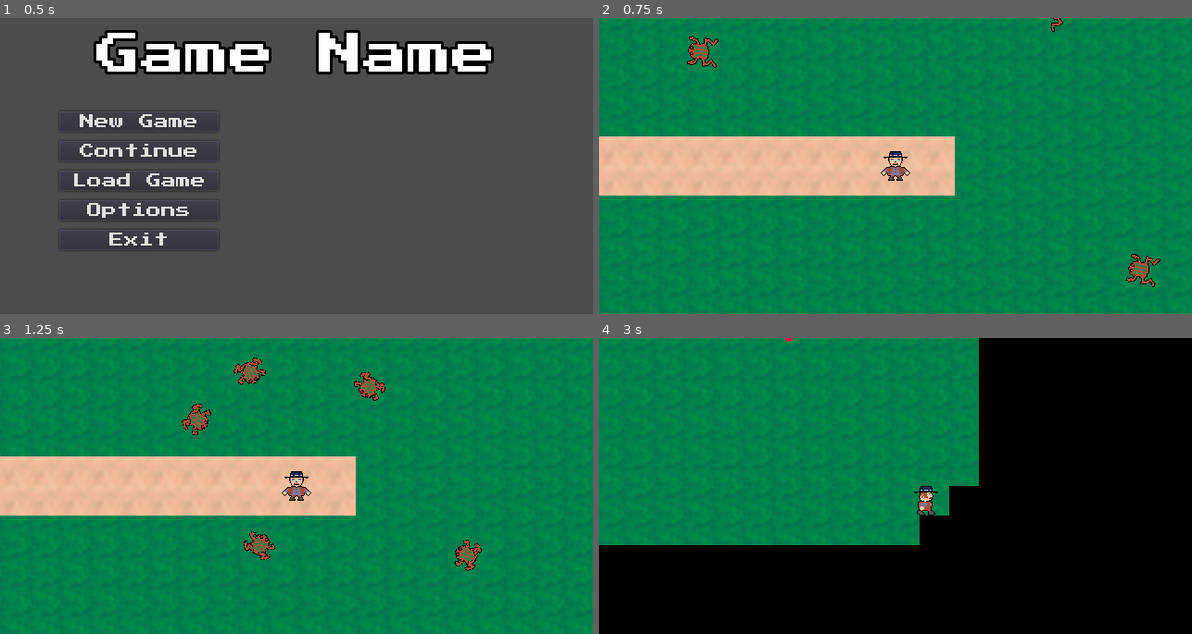
Above: before the commit, frames 1-4 (two rows, left to right).
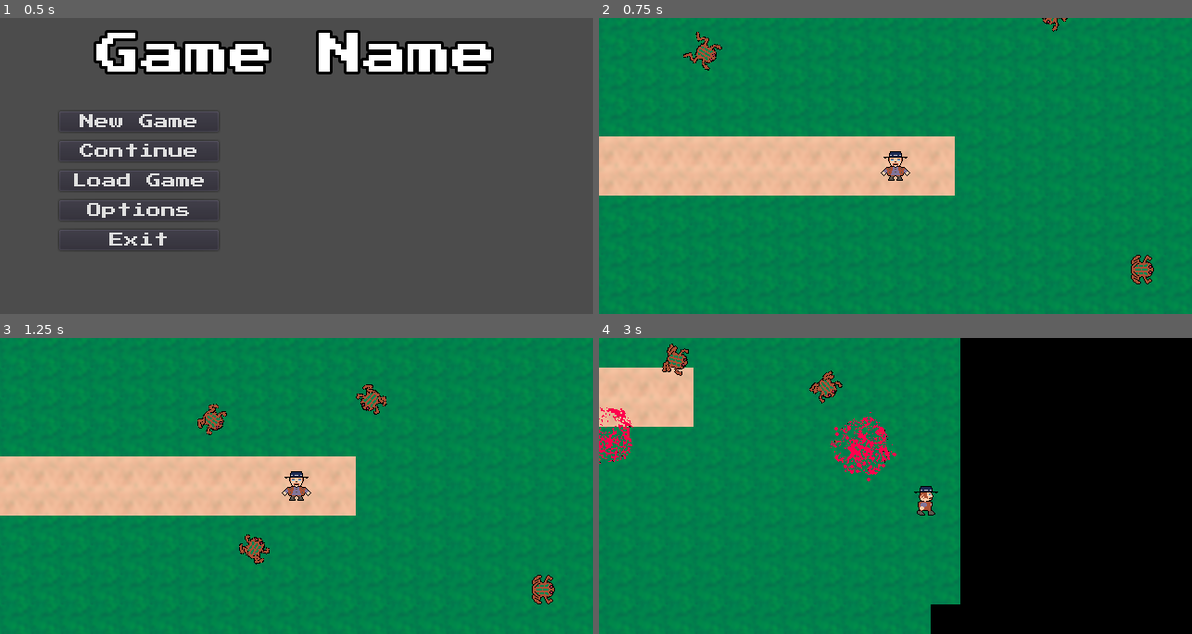
Above: after the commit, the same moments.

Repository: Beetron/2d-aussie-rpg
Game: Godot game, scene res://scene/Master.tscn
The game is run twice, just before and just after one commit, with the same random seed, the same clock (stepped at 60 frames per second) and the same inputs.
Inputs (mouse positions are in pixels of both pictures, inside the frame that each line leads up to):
- Up to frame 1 (0.5 s): no input
- Up to frame 2 (0.75 s): click "New Game" at 0.5 s
- Up to frame 3 (1.25 s): no input
- Up to frame 4 (3 s): move the mouse to (1025, 471) at 1.27 s; press the mouse at (1025, 471) at 1.28 s; hold Right (ui_right) 1.28-2.03 s; move the mouse to (776, 500) at 2.02 s; release the mouse at (776, 500) at 2.03 s; hold Down (ui_down) 2.03-2.78 s; click (776, 500) at 2.1 s; move the mouse to (954, 420) at 2.77 s; press the mouse at (954, 420) at 2.78 s; hold Right (ui_right) from 2.78 s (still down)

Frame 1 is identical in both runs. In frame 2, 0.7% of the frame differs, in the area x 14-95%, y 0-91%; in frame 3, 1.9%; in frame 4, 25%, in the area x 0-65%, y 0-100%.

Commit message:
Improved on explosion graphics, modified toad behaviour and speed

Diff:
--- a/scene/Explodetoad.tscn
+++ b/scene/Explodetoad.tscn
@@ -86,14 +86,13 @@
 script = ExtResource( 2 )
 hp = 2
 damage = 1
-speed = 200
+speed = 250
 
 [node name="AnimatedSprite" parent="." index="0"]
 rotation = 1.5708
 frames = SubResource( 11 )
 animation = "Walk"
 frame = 1
-playing = true
 
 [node name="CollisionShape2D" parent="." index="1"]
 shape = SubResource( 1 )
--- /dev/null
+++ b/scene/ExplosionParticle.tscn
@@ -0,0 +1,19 @@
+[gd_scene load_steps=3 format=2]
+
+[ext_resource path="res://particle/toadblood.png" type="Texture" id=1]
+
+[sub_resource type="ParticlesMaterial" id=1]
+emission_shape = 1
+emission_sphere_radius = 17.18
+flag_disable_z = true
+spread = 180.0
+gravity = Vector3( 0, 0, 0 )
+initial_velocity = 60.0
+orbit_velocity = 0.0
+orbit_velocity_random = 0.0
+
+[node name="ToadExplosionParticle" type="Particles2D"]
+amount = 15
+explosiveness = 1.0
+process_material = SubResource( 1 )
+texture = ExtResource( 1 )
--- a/scene/ToadCorpse.tscn
+++ b/scene/ToadCorpse.tscn
@@ -1,7 +1,49 @@
-[gd_scene load_steps=2 format=2]
+[gd_scene load_steps=12 format=2]
 
-[ext_resource path="res://img/toadcorpse.png" type="Texture" id=1]
+[ext_resource path="res://img/toadcorpses.png" type="Texture" id=1]
+[ext_resource path="res://script/ToadCorpse.gd" type="Script" id=3]
 
-[node name="ToadCorpse" type="Sprite"]
+[sub_resource type="AtlasTexture" id=10]
+atlas = ExtResource( 1 )
+region = Rect2( 0, 0, 64, 64 )
+
+[sub_resource type="AtlasTexture" id=11]
+atlas = ExtResource( 1 )
+region = Rect2( 64, 0, 64, 64 )
+
+[sub_resource type="AtlasTexture" id=12]
+atlas = ExtResource( 1 )
+region = Rect2( 128, 0, 64, 64 )
+
+[sub_resource type="AtlasTexture" id=13]
+atlas = ExtResource( 1 )
+region = Rect2( 192, 0, 64, 64 )
+
+[sub_resource type="AtlasTexture" id=14]
+atlas = ExtResource( 1 )
+region = Rect2( 256, 0, 64, 64 )
+
+[sub_resource type="AtlasTexture" id=15]
+atlas = ExtResource( 1 )
+region = Rect2( 320, 0, 64, 64 )
+
+[sub_resource type="AtlasTexture" id=16]
+atlas = ExtResource( 1 )
+region = Rect2( 384, 0, 64, 64 )
+
+[sub_resource type="AtlasTexture" id=17]
+atlas = ExtResource( 1 )
+region = Rect2( 448, 0, 64, 64 )
+
+[sub_resource type="SpriteFrames" id=9]
+animations = [ {
+"frames": [ SubResource( 10 ), SubResource( 11 ), SubResource( 12 ), SubResource( 13 ), SubResource( 14 ), SubResource( 15 ), SubResource( 16 ), SubResource( 17 ) ],
+"loop": true,
+"name": "default",
+"speed": 5.0
+} ]
+
+[node name="ToadCorpse" type="AnimatedSprite"]
 z_index = -1
-texture = ExtResource( 1 )
+frames = SubResource( 9 )
+script = ExtResource( 3 )
--- a/script/Enemy.gd
+++ b/script/Enemy.gd
@@ -4,7 +4,7 @@
 export var damage : int
 export var speed : int
 var wanderDistance = 100.0
-var attackRange = 300.0
+var attackRange = 250.0
 var path : PoolVector2Array
 var player : Node2D
 var nav : Navigation2D
@@ -20,13 +20,10 @@
 func takeDamage(hitAmount):
 	if($DamageImmunity.is_stopped()):
 		hp = hp - hitAmount
-
 		if(hp <= 0):
 			died()
-			return
-
+		$AnimatedSprite.modulate = Color(3, 0, 0, 1)
 		$DamageImmunity.start()
-		$AnimatedSprite.modulate = Color(3, 0, 0, 1)
 		movementFrozen = true
 		#Play hit animation
 	return
@@ -60,7 +57,7 @@
 	return
 
 func moveRandomly():
-	var distance_to_move = speed / 2
+	var distance_to_move = speed / 4
 	while distance_to_move > 0 and path.size() > 0:
 		var distance_to_next_point = position.distance_to(path[0])
 		move_and_slide(position.direction_to(path[0]) * distance_to_move)
--- a/script/Explodetoad.gd
+++ b/script/Explodetoad.gd
@@ -1,12 +1,14 @@
 extends "res://script/Enemy.gd"
 
 var originalSpeed : float
-signal toadDied(position, rotation)
+signal toadDied(position)
+signal toadParticles(position)
 var dying = false
 
 func _ready():
 	originalSpeed = speed
 	self.connect("toadDied", get_parent(), "toadDied")
+	self.connect("toadParticles", get_parent(), "toadParticles")
 	return
 
 func _on_ExplosionZone_body_entered(body):
@@ -16,24 +18,32 @@
 
 func triggerExplosion():
 	dying = true
-	movementFrozen = true
+	speed = 0
 	$ExplodeTimer.start()
 	$AnimatedSprite.play("Inflate")
 	return
 
 func _process(delta):
-	if(path.size() > 0):
+	#Movement behaviour for players
+	if(checkInAttackRange()):
+		look_at(player.position)
+		if(dying == false):
+			$AnimatedSprite.play("Walk")
+			if($AnimatedSprite.frame < 2):
+				speed = 0
+			else:
+				speed = originalSpeed
+	elif(path.size() > 0):
 		look_at(path[0])
+		if(dying == false):
+			$AnimatedSprite.play("Walk")
 	else:
-		look_at(player.position)
-	if($AnimatedSprite.frame < 2):
-		speed = 0
-	else:
-		speed = originalSpeed
+		$AnimatedSprite.stop()
+		$AnimatedSprite.frame = 0
 	return
 
-
 func _on_ExplodeTimer_timeout():
+	emit_signal("toadParticles", position)
 	$AnimatedSprite.play("Explode")
 	$CollisionShape2D.disabled = true
 	if($ExplosionZone.overlaps_body(player)):
@@ -49,5 +59,5 @@
 
 func _on_DeathTimer_timeout():
 	queue_free()
-	emit_signal("toadDied", position, rotation)
+	emit_signal("toadDied", position)
 	return
--- a/script/ProtoLevel.gd
+++ b/script/ProtoLevel.gd
@@ -1,6 +1,7 @@
 extends Node2D
 
 const ToadCorpse = preload("res://scene/ToadCorpse.tscn")
+const ToadExplosionParticle = preload("res://scene/ExplosionParticle.tscn")
 
 signal load_next_level
 
@@ -23,9 +24,15 @@
 	weapon.apply_central_impulse(throwImpulse)
 	return
 
-func toadDied(originalPosition, originalRotation):
+func toadDied(originalPosition):
 	var toadCorpse = ToadCorpse.instance()
 	toadCorpse.position = originalPosition
-	toadCorpse.rotation = originalRotation
 	add_child(toadCorpse)
 	return
+
+func toadParticles(originalPosition):
+	var explosion = ToadExplosionParticle.instance()
+	explosion.position = originalPosition
+	explosion.one_shot = true
+	add_child(explosion)
+	return
--- a/script/ToadCorpse.gd
+++ b/script/ToadCorpse.gd
@@ -1,5 +1,9 @@
-extends Sprite
+extends AnimatedSprite
+
+var rng = RandomNumberGenerator.new()
 
 func _ready():
-	$ExplosionParticle.emitting = true
+	rng.randomize()
+	frame = rng.randi_range(0,7)
+	rotation = rng.randf_range(0, PI)
 	return
Binary file added: img/toadcorpses.png
Not shown, added: img/toadcorpses.png.import
Not shown: 1 places in scene/Explodetoad.tscn that only renumber resources
